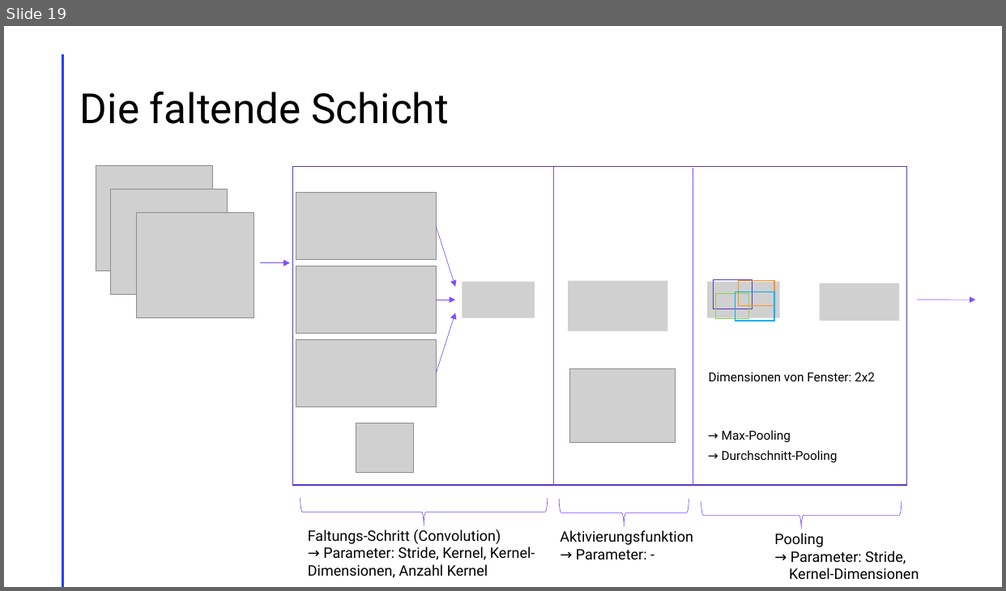
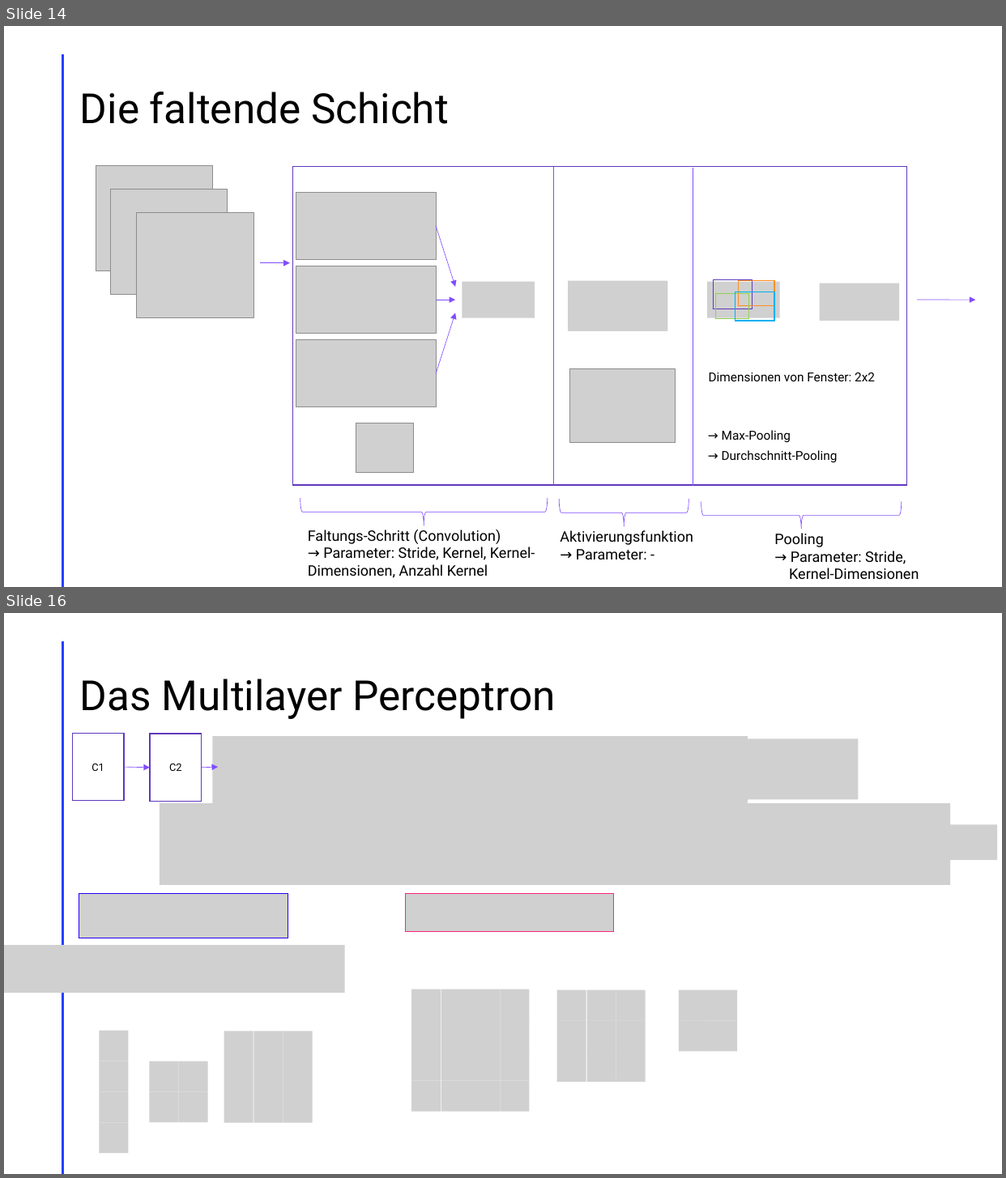
Before and after one commit to LeChummpy/PK, a slide deck: Präsi/präsi (3).pptx. Shown one above the other, each under a label of ours: slide 19 before the commit, slides 14 and 16 after it; the slides between them are not shown. The pictures are 1006x591 and 1006x1178 pixels, drawn with LibreOffice and Linux fonts; fonts in the diff are those of the drawing; grey boxes stand for pictures. Boxes give left, top, right and bottom in pixels: in the first picture for what was removed or moved away, otherwise in the second. Text is boxed around its words. In the diff, an @@ line names an element or a change of style, - is before the commit and + after.

```diff
--- a/Präsi/präsi (3).pptx
+++ b/Präsi/präsi (3).pptx
@@ slide 16 added at [4, 613, 1002, 1174], background #FFFFFF; not listed: 1 template element that a slide beside it also shows @@
@@ title added at [80, 679, 555, 719], 40 pt, text #000000 @@
+Das Multilayer Perceptron
@@ picture added at [212, 736, 748, 804] @@
@@ picture added at [712, 739, 859, 799] @@
@@ group added at [72, 734, 218, 801]: 2 rectangles, 2 arrows @@
+C2
+C1
@@ picture added at [160, 803, 950, 884] @@
@@ picture added at [857, 825, 997, 860] @@
@@ picture added at [79, 894, 288, 939] @@
@@ picture added at [405, 894, 614, 933] @@
@@ picture added at [4, 945, 345, 994] @@
@@ group added at [412, 990, 530, 1112]: 16 pictures @@
@@ group added at [679, 990, 737, 1052]: 4 pictures @@
@@ group added at [99, 1031, 128, 1153]: 4 pictures @@
@@ group added at [557, 990, 646, 1082]: 9 pictures @@
@@ group added at [149, 1062, 207, 1122]: 4 pictures @@
@@ group added at [224, 1032, 313, 1123]: 9 pictures @@
@@ what was slide 19 is now slide 14 @@
```
Also in this commit, not shown: 11 slides changed, 2 other slides added, 1 other file.
